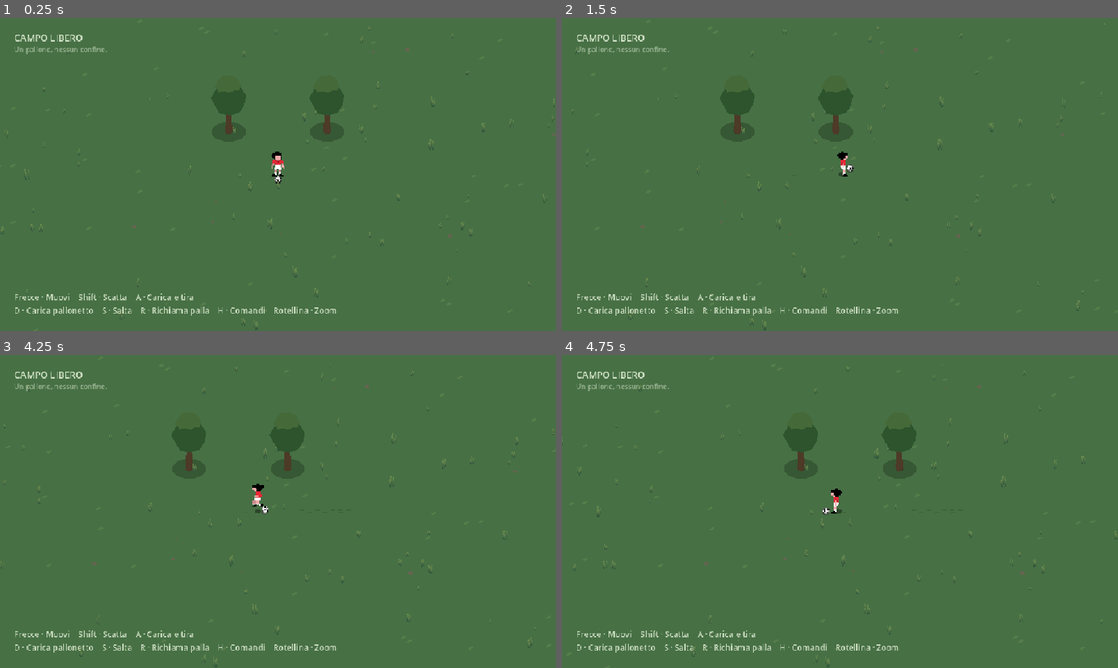
Above: before the commit, frames 1-4 (two rows, left to right).
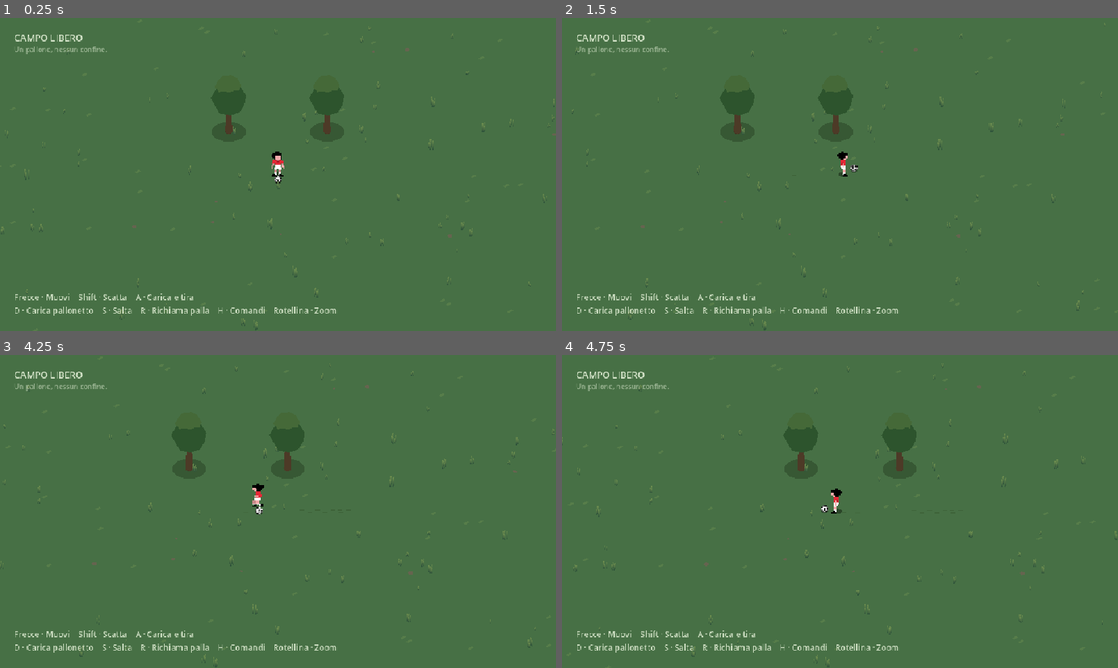
Above: after the commit, the same moments.

Repository: der1988/darkcave
Game: Godot game, scene res://scenes/football/main.tscn
The game is run twice, just before and just after one commit, with the same random seed, the same clock (stepped at 60 frames per second) and the same inputs.
Inputs (mouse positions are in pixels of both pictures, inside the frame that each line leads up to):
- Up to frame 1 (0.25 s): no input
- Up to frame 2 (1.5 s): tap Enter at 0.5 s; move the mouse to (962, 158) at 0.52 s; hold Right (football_right) 0.53-1.25 s; tap Ctrl at 0.6 s; click (962, 158) at 0.67 s; tap S (football_jump) at 0.77 s; drag from (728, 190) to (812, 237) at 1.27 s
- Up to frame 3 (4.25 s): move the mouse to (333, 442) at 2.02 s; hold Right (football_right) 2.03-2.75 s; hold R (football_recall) 2.03-2.75 s; tap Ctrl at 2.3, 3.8 s; drag from (250, 574) to (111, 464) at 2.77 s; move the mouse to (444, 558) at 3.52 s; hold Left (football_left) from 3.53 s (still down); hold Shift (football_sprint) from 3.53 s (still down); tap S (football_jump) at 3.77 s
- Up to frame 4 (4.75 s): release Left (football_left) at 4.25 s; release Shift (football_sprint) at 4.25 s; drag from (673, 464) to (756, 433) at 4.27 s

Frame 1 is identical in both runs. In frame 2, less than 0.1% of the frame differs, in the area x 51-54%, y 46-50%; in frame 3, less than 0.1%; in frame 4, 0.2%, in the area x 2-100%, y 2-100%.

Commit message:
Port footballgame shot charge, assisted aim and ball response rules

Diff:
--- a/scenes/football/ball.tscn
+++ b/scenes/football/ball.tscn
@@ -7,8 +7,8 @@
 radius = 0.2
 
 [sub_resource type="PhysicsMaterial" id="Physics"]
-friction = 0.55
-bounce = 0.57
+friction = 0.0
+bounce = 0.5
 
 [sub_resource type="StandardMaterial3D" id="ShadowMaterial"]
 transparency = 1
@@ -28,7 +28,7 @@
 continuous_cd = true
 collision_layer = 32
 collision_mask = 17
-linear_damp = 0.22
+linear_damp = 0.0
 physics_material_override = SubResource("Physics")
 script = ExtResource("1")
 
--- a/scripts/football/ball.gd
+++ b/scripts/football/ball.gd
@@ -1,16 +1,19 @@
 class_name FootballBall
 extends RigidBody3D
 
-@export var shot_min_speed: float = 4.5
-@export var shot_max_speed: float = 14.0
-@export var air_drag: float = 0.006
-@export var rolling_deceleration: float = 1.2
+@export var shot_max_speed: float = 45.0
+@export var air_drag: float = 0.013366
+@export var rolling_deceleration: float = 4.905
 
 @onready var sprite: Sprite3D = $Sprite3D
 @onready var shadow: MeshInstance3D = $Shadow
 var touch_lock: float = 0.0
 var roll_phase: float = 0.0
 var controlled: bool = false
+var bounce_age: float = 100.0
+var previous_vertical: float = 0.0
+var goal_center = Vector3(-3,0,-3)
+var goal_half_width: float = sqrt(32.0)/2.0
 var pending_recall: Vector3 = Vector3.INF
 
 func _integrate_forces(state: PhysicsDirectBodyState3D) -> void:
@@ -20,16 +23,24 @@
 		state.linear_velocity = Vector3.ZERO
 		state.angular_velocity = Vector3.ZERO
 		pending_recall = Vector3.INF
+		bounce_age = 100.0
 	# Quadratic air resistance, as in footballgame, in world units.
 	var speed = state.linear_velocity.length()
 	state.linear_velocity /= 1.0+air_drag*speed*state.step
+	state.linear_velocity = state.linear_velocity.limit_length(61.0)
 
 func _physics_process(delta: float) -> void:
+	bounce_age += delta
+	if previous_vertical< -1.0 and linear_velocity.y>0.0:
+		bounce_age = 0.0
+		if linear_velocity.y<1.0:
+			linear_velocity.y = 0.0
+	previous_vertical = linear_velocity.y
 	touch_lock = maxf(0.0,touch_lock-delta)
 	# Rolling resistance on grass, distinct from air drag; gravity/bounces are native.
 	if position.y<0.23:
 		var planar_velocity = Vector3(linear_velocity.x,0,linear_velocity.z)
-		planar_velocity = planar_velocity.move_toward(Vector3.ZERO,rolling_deceleration*delta)
+		planar_velocity = planar_velocity.move_toward(Vector3.ZERO,rolling_deceleration*(1.0+linear_velocity.length()*0.01)*delta)
 		linear_velocity.x = planar_velocity.x
 		linear_velocity.z = planar_velocity.z
 	var planar = Vector3(linear_velocity.x,0,linear_velocity.z)
@@ -77,11 +88,12 @@
 	if lob:
 		linear_velocity = player.facing*3.16+Vector3.UP*lerpf(5.0,10.0,force)
 	else:
-		# Normalize direction before applying power, like the source football game.
-		# A ground strike stays low; a volley is driven gently down toward the turf.
-		var lift = -0.08 if position.y>0.5 else lerpf(0.02,0.32,smoothstep(0.55,1.0,force))
-		var direction = (player.facing+Vector3.UP*lift).normalized()
-		linear_velocity = direction*lerpf(shot_min_speed,shot_max_speed,force)
+		var steering = Input.get_vector("football_left","football_right","football_up","football_down")
+		var accuracy_extra = randf_range(1.1,2.0) if force>0.8 else randf_range(0.0,1.0)
+		var aim = FootballShotModel.aim(position,goal_center,goal_half_width,steering,player.velocity,force,accuracy_extra)
+		var multiplier = contact_multiplier()
+		linear_velocity = FootballShotModel.launch(Vector3(aim.x,0,aim.z),force,aim.w,shot_max_speed,multiplier)
+
 	touch_lock = 0.4
 	controlled = false
 	sleeping = false
@@ -96,3 +108,15 @@
 	roll_phase = 0.0
 	controlled = false
 	sleeping = false
+
+func contact_multiplier() -> float:
+	# Source virtual-height cutoff: radius + 12 pixels = 1.4 metres.
+	if position.y>0.23 and position.y<=1.4:
+		if linear_velocity.y<0.0:
+			return 1.05
+		if linear_velocity.y>0.0:
+			if bounce_age<0.25:
+				return 1.10
+			if bounce_age<0.5:
+				return 0.8
+	return 1.0
--- a/scripts/football/sandbox.gd
+++ b/scripts/football/sandbox.gd
@@ -17,6 +17,8 @@
 func _ready() -> void:
 	FootballControls.configure()
 	help.text = FootballControls.help_text()
+	ball.goal_center = ($GoalTrees/LeftTree.position+$GoalTrees/RightTree.position)*0.5
+	ball.goal_half_width = $GoalTrees/LeftTree.position.distance_to($GoalTrees/RightTree.position)*0.5
 	ball.recall(player)
 
 func _unhandled_input(event: InputEvent) -> void:
@@ -55,7 +57,7 @@
 	camera.size = lerpf(camera.size,desired_zoom,1.0-exp(-10.0*delta))
 	feedback_time = maxf(0.0,feedback_time-delta)
 	if charging:
-		feedback.text = ("PALLONETTO %d%%" if charging_lob else "TIRO %d%%") % roundi(charge_time/0.85*100.0)
+		feedback.text = ("PALLONETTO %d%%" if charging_lob else "TIRO %d%% · ideale 80%%") % roundi(charge_time/0.85*100.0)
 	elif feedback_time<=0.0:
 		feedback.text = "Palla lontana · R per richiamarla" if player.position.distance_to(ball.position)>16.0 else ""
 
--- /dev/null
+++ b/scripts/football/shot_model.gd
@@ -0,0 +1,34 @@
+class_name FootballShotModel
+extends RefCounted
+## Port of footballgame entity_player_aim_shot / entity_ball_shoot.
+## World units are metres (the source uses 10 pixels per metre).
+static func charge_profile(charge: float, height: float) -> Vector2:
+	var power = clampf(charge,0.0,1.0)
+	if power>0.8:
+		var overcharge = (power-0.8)/0.2
+		return Vector2(0.8-0.1*overcharge,height*(1.3+0.3*overcharge))
+	return Vector2(power/0.8,height)
+
+static func launch(direction: Vector3, charge: float, height: float, maximum: float, contact_multiplier: float) -> Vector3:
+	var profile = charge_profile(charge,height)
+	var lift = 0.2*(0.2+0.8*profile.y)
+	var speed = maximum*(0.5+0.5*profile.x)*contact_multiplier
+	return (direction+Vector3.UP*lift).normalized()*speed
+
+static func aim(ball_position: Vector3, goal: Vector3, half_width: float, steering: Vector2, velocity: Vector3, charge: float, accuracy_extra: float) -> Vector4:
+	var center = goal-ball_position
+	center.y = 0.0
+	center = center.normalized()
+	var lateral = Vector3(-center.z,0,center.x)
+	var post = (goal+lateral*(half_width+accuracy_extra)-ball_position).normalized()
+	post.y = 0.0
+	var angle = center.signed_angle_to(post,Vector3.UP)
+	var direction = center.rotated(Vector3.UP,angle*steering.x)
+	var movement = Vector3(velocity.x,0,velocity.z)
+	if movement.length()>0.01:
+		var turn = movement.normalized().signed_angle_to(direction,Vector3.UP)
+		direction = movement.normalized().rotated(Vector3.UP,clampf(turn,deg_to_rad(-100),deg_to_rad(100)))
+	var goal_on_screen = FootballControls.screen_direction(center)
+	var attack_sign = -1.0 if goal_on_screen.y>0 else 1.0
+	var height = clampf((1.0-steering.y*attack_sign)*0.4,0.0,1.0)
+	return Vector4(direction.x,0,direction.z,height)
--- a/tests/football_test.gd
+++ b/tests/football_test.gd
@@ -55,6 +55,35 @@
 		var direction = FootballControls.world_direction(input)
 		check(FootballControls.orientation(direction)==i,"Original directional art follows screen direction "+str(i))
 	check(game.player.is_on_floor() and game.ball.position.y>=0.19,"Player and ball rest on the native infinite floor")
+	# Golden cases from the C implementation, not a second copy of its formulas.
+	var direction = Vector3.FORWARD
+	var tap = FootballShotModel.launch(direction,0.0,0.4,45.0,1.0)
+	var ideal = FootballShotModel.launch(direction,0.8,0.4,45.0,1.0)
+	var over = FootballShotModel.launch(direction,1.0,0.4,45.0,1.0)
+	check(absf(tap.length()-22.5)<0.001,"Source zero-charge shot retains half of base force")
+	check(absf(ideal.length()-45.0)<0.001,"Source optimal shot reaches maximum force at 80 percent")
+	check(absf(over.length()-38.25)<0.001 and over.y>ideal.y,"Source overcharge loses force and gains height")
+	check(absf(ideal.y/(-ideal.z)-0.104)<0.001,"Source neutral elevation matches split-lerp golden value")
+	var neutral = FootballShotModel.aim(Vector3.ZERO,Vector3(0,0,-10),2.0,Vector2.ZERO,Vector3.ZERO,0.8,0.0)
+	check(Vector3(neutral.x,0,neutral.z).is_equal_approx(Vector3.FORWARD),"Source neutral aim points at the tree goal center")
+	var high = FootballShotModel.aim(Vector3.ZERO,Vector3(0,0,-10),2.0,Vector2.UP,Vector3.ZERO,0.8,0.0)
+	var low = FootballShotModel.aim(Vector3.ZERO,Vector3(0,0,-10),2.0,Vector2.DOWN,Vector3.ZERO,0.8,0.0)
+	check(high.w>neutral.w and low.w<neutral.w,"Source directional input adjusts shot elevation")
+	var side = FootballShotModel.aim(Vector3.ZERO,Vector3(0,0,-10),2.0,Vector2.RIGHT,Vector3.ZERO,0.8,0.0)
+	check(absf(side.x)>0.1,"Source assisted aim can target either side of the opening")
+	var limited = FootballShotModel.aim(Vector3.ZERO,Vector3(0,0,-10),2.0,Vector2.ZERO,Vector3.BACK*5,0.8,0.0)
+	check(Vector3.BACK.angle_to(Vector3(limited.x,0,limited.z))<=deg_to_rad(100.01),"Source moving shot cannot turn beyond 100 degrees")
+	var saved_position = game.ball.position
+	game.ball.position.y = 0.7
+	game.ball.linear_velocity.y = -2.0
+	check(is_equal_approx(game.ball.contact_multiplier(),1.05),"Source falling-ball volley receives five percent bonus")
+	game.ball.linear_velocity.y = 2.0
+	game.ball.bounce_age = 0.1
+	check(is_equal_approx(game.ball.contact_multiplier(),1.1),"Source early bounce contact receives ten percent bonus")
+	game.ball.bounce_age = 0.35
+	check(is_equal_approx(game.ball.contact_multiplier(),0.8),"Source late bounce contact loses twenty percent force")
+	game.ball.position = saved_position
+	game.ball.linear_velocity = Vector3.ZERO
 	var trees = game.get_node("GoalTrees")
 	check(trees.get_child_count()==2,"Two physical trees mark the goal")
 	var space = game.get_world_3d().direct_space_state
@@ -114,7 +143,7 @@
 	var position_before = game.ball.position
 	command("shoot",false)
 	var charged_speed = Vector2(game.ball.linear_velocity.x,game.ball.linear_velocity.z).length()
-	check(charged_speed>tap_speed+4.0 and charged_speed<14.01 and game.ball.position.is_equal_approx(position_before),"Full charge adds velocity, never moves the ball instantly")
+	check(charged_speed>tap_speed+4.0 and charged_speed<45.01 and game.ball.position.is_equal_approx(position_before),"Full charge adds velocity, never moves the ball instantly")
 	check(not game.charging and not game.player.charging,"Release clears charging state")
 	var shot_origin = game.ball.position
 	var strong_peak = 0.0
@@ -125,7 +154,7 @@
 	check(game.ball.linear_velocity.length()<charged_speed,"Air and grass resistance reduce shot speed after release")
 	await ticks(570)
 	print("Shot travel=",game.ball.position.distance_to(shot_origin))
-	check(game.ball.position.distance_to(shot_origin)>5.0 and game.ball.position.distance_to(shot_origin)<35.0,"Full shot travels a moderate distance before stopping")
+	check(game.ball.position.distance_to(shot_origin)>40.0 and game.ball.position.distance_to(shot_origin)<90.0,"Source-power shot follows its longer physical trajectory before stopping")
 	check(trails.ages.count(6.0)==128,"Grass marks expire completely after standing still")
 	check(game.ball.position.y>=0.19 and game.ball.linear_velocity.length()<0.25,"Grass resistance eventually stops the shot on the floor")
 	game.ball.position = game.player.position+Vector3(10,0.22,0)
@@ -180,7 +209,7 @@
 	var volley_position = game.ball.position
 	check(game.ball.volley_reachable(game.player),"Player can reach the lob with a running jump")
 	command("shoot",false)
-	check(game.ball.linear_velocity.y<1.0 and Vector2(game.ball.linear_velocity.x,game.ball.linear_velocity.z).length()>8.5,"Releasing charge strikes an airborne ball decisively")
+	check(game.ball.linear_velocity.y>0.0 and Vector2(game.ball.linear_velocity.x,game.ball.linear_velocity.z).length()>8.5,"Releasing charge strikes an airborne ball decisively")
 	check(game.ball.position.is_equal_approx(volley_position) and not game.ball.controlled,"Volley changes velocity without snapping or attaching the ball")
 	await ticks(1)
 	check(game.player.sprite.frame>=40,"Airborne kick pose remains visible over jump pose")
--- a/tools/capture_football.gd
+++ b/tools/capture_football.gd
@@ -12,7 +12,7 @@
 
 func shot(name: String) -> void:
 	await RenderingServer.frame_post_draw
-	assert(root.get_texture().get_image().save_png("res://screenshots/football-08/"+name+".png")==OK)
+	assert(root.get_texture().get_image().save_png("res://screenshots/football-09/"+name+".png")==OK)
 
 func run() -> void:
 	game = load("res://scenes/football/main.tscn").instantiate()
Binary file added: screenshots/football-09/01-campo-libero.png
Binary file added: screenshots/football-09/02-palla-al-piede.png
Binary file added: screenshots/football-09/03-pallonetto.png
Binary file added: screenshots/football-09/04-browser.png
Binary file added: screenshots/football-09/04-salto.png
Binary file added: screenshots/football-09/05-carica-tiro-web.png
Binary file added: screenshots/football-09/05-tiro-al-volo.png
Binary file added: screenshots/football-09/06-salto-web.png
Not shown, added: scripts/football/shot_model.gd.uid
Not shown, changed: AGENTS.md
Not shown, changed: GAME_DESIGN.md
Not shown, changed: README.md
(and 3 more such lines)
